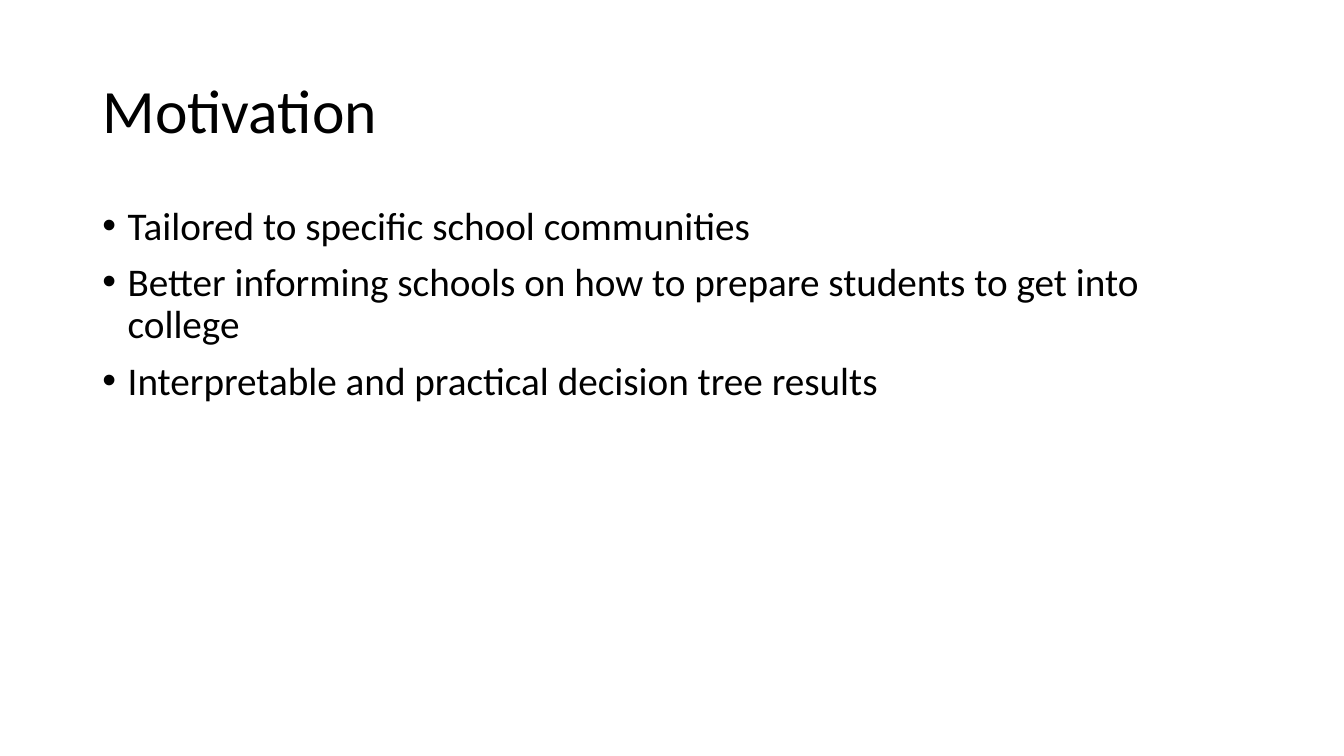
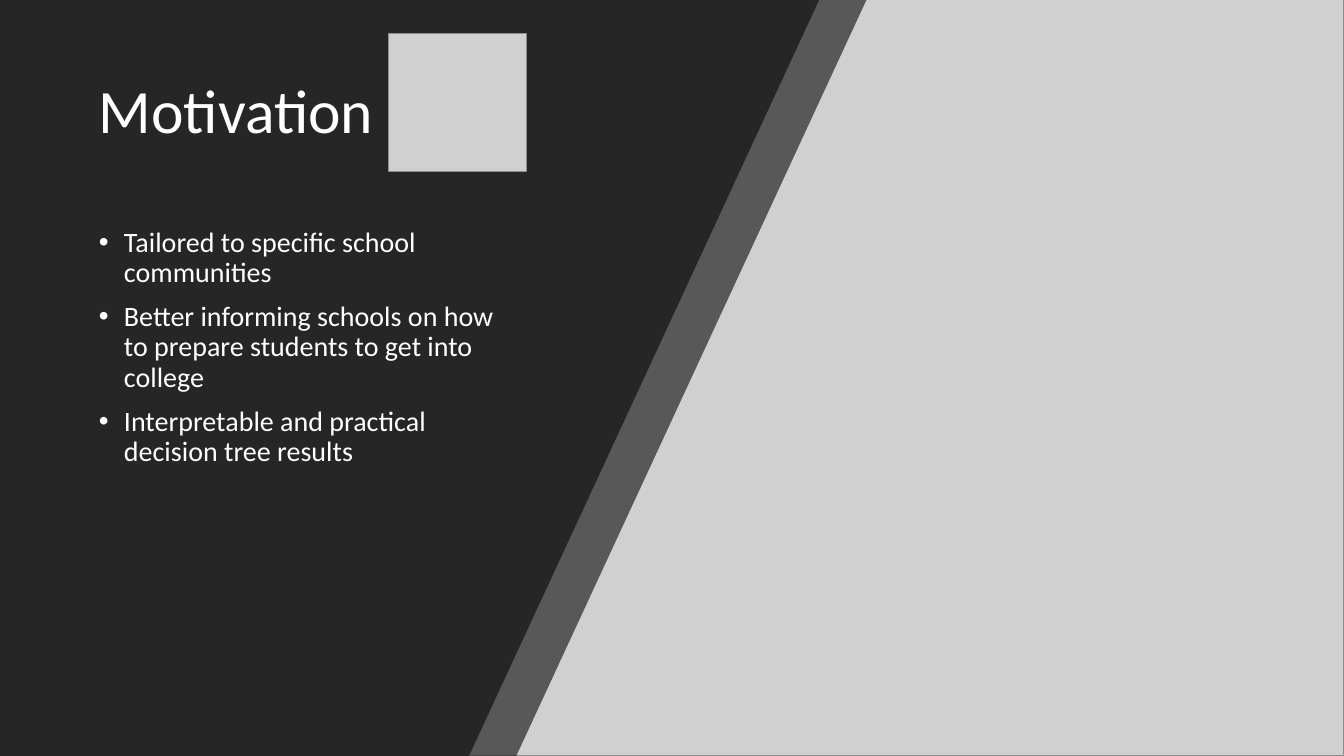
Before and after one commit to DillWithIt77/D2P-Spring-2021, a slide deck: slide 2 of Trees Get Degrees.pptx. Drawn at 1344x756 pixels with LibreOffice and Linux fonts; fonts in the diff are those of the drawing; grey boxes stand for pictures. Boxes give left, top, right and bottom in pixels: in the first picture for what was removed or moved away, otherwise in the second. Text is boxed around its words. In the diff, an @@ line names an element or a change of style, - is before the commit and + after.

```diff
--- a/Trees Get Degrees.pptx
+++ b/Trees Get Degrees.pptx
@@ background #FFFFFF to #000000 @@
@@ freeform shape added at [0, 0, 867, 756], fill #262626 at 70% opacity @@
@@ freeform shape added at [0, 0, 820, 756], fill #262626 @@
@@ picture added at [454, 0, 1344, 756] @@
@@ title "Motivation" at [99, 90, 373, 134]: text colour #000000 to #FFFFFF @@
@@ picture added at [388, 33, 526, 171] @@
@@ text "Tailored to specific school communities": place and size @@
-text "Tailored to specific school communities" at [128, 212, 1139, 402]
+text "Tailored to specific school communities" at [124, 232, 493, 461]
@@ text "Tailored to specific school communities" at [124, 232, 493, 461]: size 28 to 20 pt, text colour #000000 to #FFFFFF @@
```
Also in this commit, not shown: 7 other slides changed, 1 slide added.
